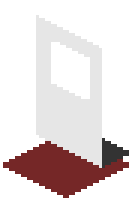
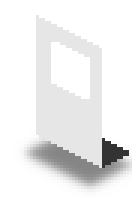
Revision of a layered (132, 198) image; what changed, layer by layer:
added layer "Shadow copy" (60%) above "Bottom" over [12, 135, 132, 198]
hid "Bottom" over [3, 135, 129, 198]
